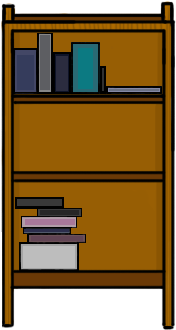
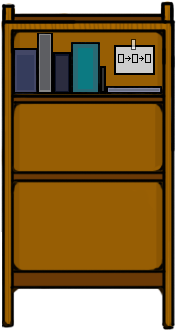
Before/after of a (176, 330) layered artwork. What changed in the layer stack:
hid "图层 11" over [15, 197, 86, 271]
added layer "图层 15" above "图层 2" over [114, 39, 155, 75]
painted on "图层 2" over [1, 31, 172, 328]
